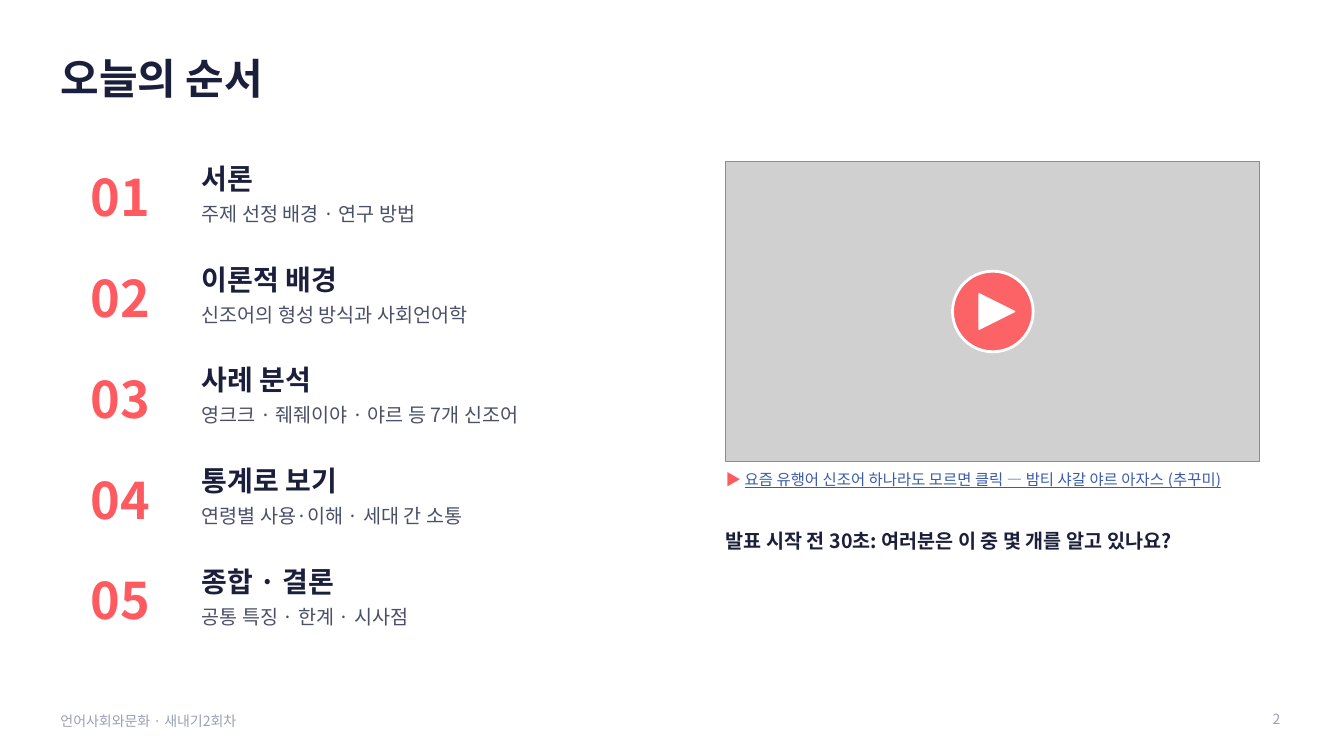
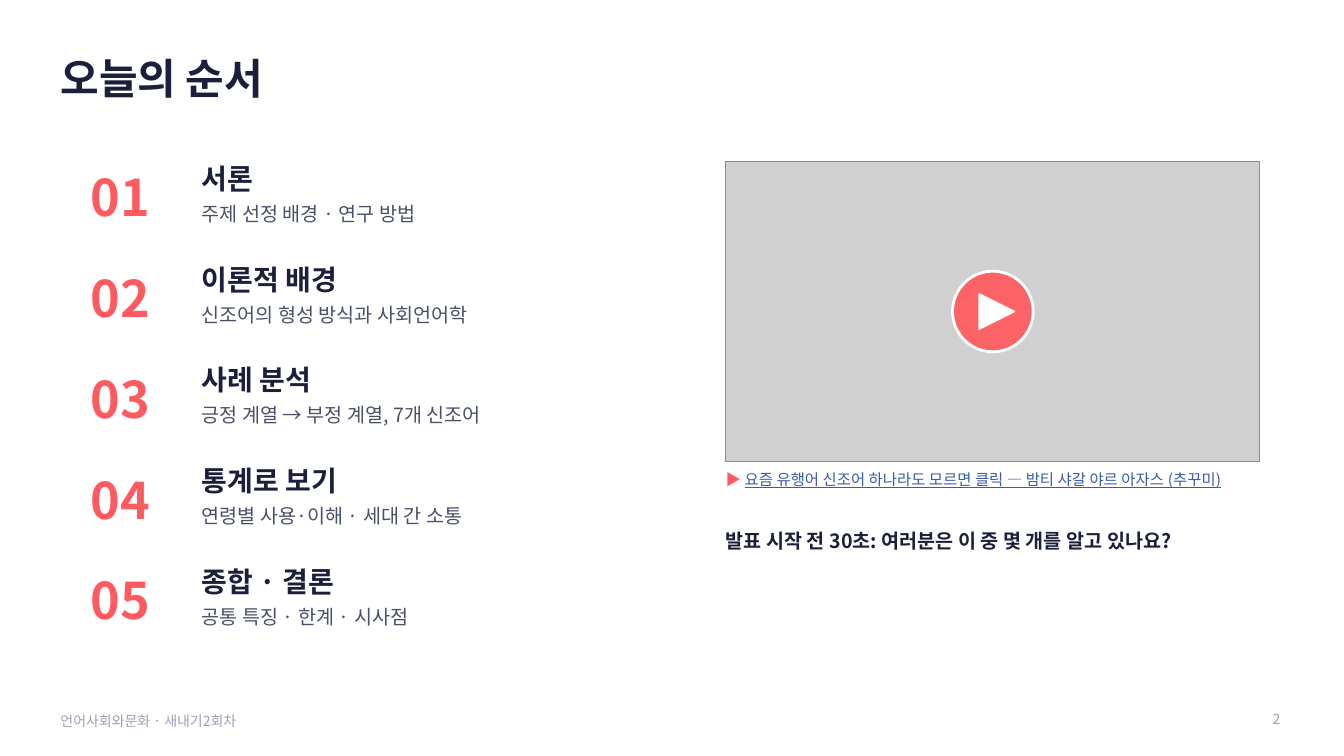
Before and after one commit to junseok7-cpu/hello, a slide deck: slide 2 of report/언어사회와문화_발표_새내기2회차.pptx. Drawn at 1344x756 pixels with LibreOffice and Linux fonts; fonts in the diff are those of the drawing; grey boxes stand for pictures. Boxes give left, top, right and bottom in pixels: in the first picture for what was removed or moved away, otherwise in the second. Text is boxed around its words. In the diff, an @@ line names an element or a change of style, - is before the commit and + after.

```diff
--- a/report/언어사회와문화_발표_새내기2회차.pptx
+++ b/report/언어사회와문화_발표_새내기2회차.pptx
@@ text at [202, 406, 481, 426]: text changed @@
-영크크 · 줴줴이야 · 야르 등 7개 신조어
+긍정 계열 → 부정 계열, 7개 신조어
```
Also in this commit, not shown: 14 other slides changed, 4 slides added, 3 other files.
